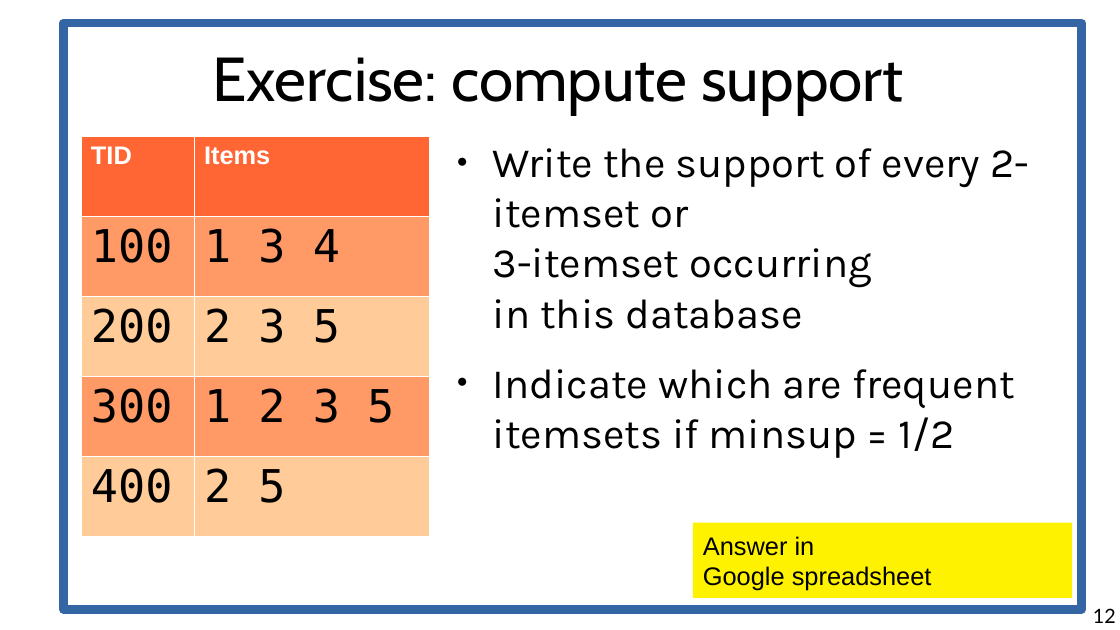
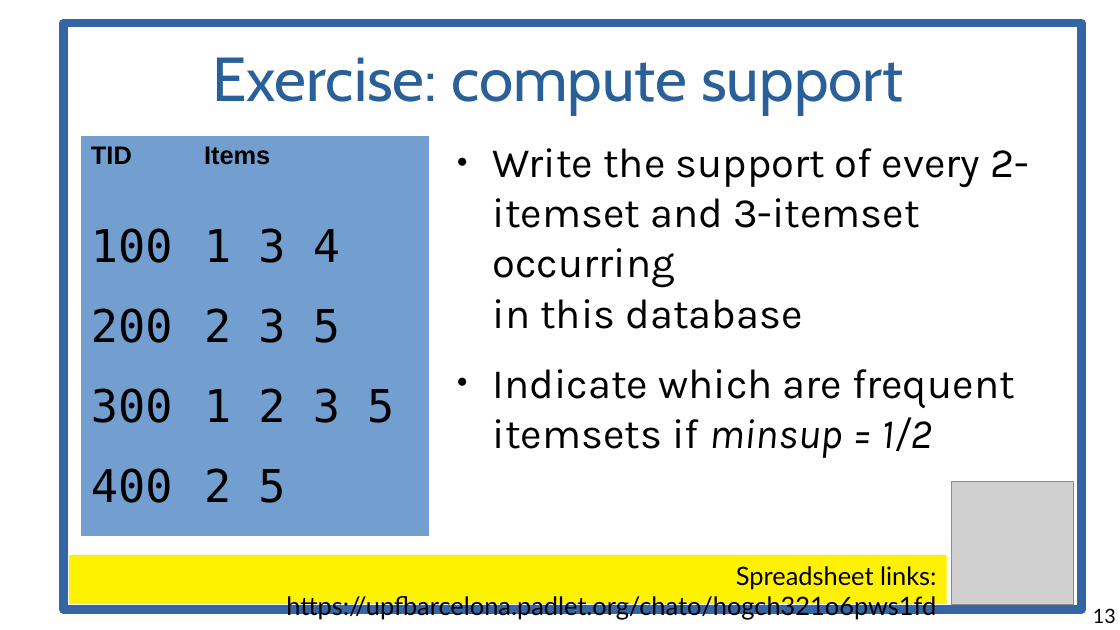
Before and after one commit to marco-calautti/data-mining-course, a slide deck: slide 13 of theory/odp/tt11_itemsets.odp (slide 12 before the commit). Drawn at 1120x630 pixels with LibreOffice and Linux fonts; fonts in the diff are those of the drawing; grey boxes stand for pictures. Boxes give left, top, right and bottom in pixels: in the first picture for what was removed or moved away, otherwise in the second. Text is boxed around its words. In the diff, an @@ line names an element or a change of style, - is before the commit and + after.

```diff
--- a/theory/odp/tt11_itemsets.odp
+++ b/theory/odp/tt11_itemsets.odp
@@ title "Exercise: compute support" at box(212, 57, 903, 115): text colour #000000 to #2A6099 @@
@@ table at box(81, 136, 429, 537) @@
@@ fill #FF6633 to #729FCF in row 1 @@
@@ fill #FF9966 to #729FCF in 4 cells @@
@@ fill #FFCC99 to #729FCF in 4 cells @@
@@ text colour #FFFFFF to #000000 in "TID", "Items" @@
@@ borders changed @@
@@ text at box(493, 148, 1029, 329): text changed @@
-● Write the support of every 2-itemset or
-  3-itemset occurring
-  in this database
+● Write the support of every 2-itemset and 3-itemset occurring
+  in this database
@@ text at box(493, 369, 1015, 458): italic on in "minsup = 1/2" @@
@@ picture added at box(951, 482, 1074, 605) @@
@@ rectangle "Spreadsheet links: https://upfbarcelona.padlet.org/chato/hog ...": place and size @@
-rectangle "Spreadsheet links: https://upfbarcelona.padlet.org/chato/hog ..." at box(693, 522, 1072, 598)
+rectangle "Spreadsheet links: https://upfbarcelona.padlet.org/chato/hog ..." at box(69, 555, 947, 604)
@@ rectangle "Spreadsheet links: https://upfbarcelona.padlet.org/chato/hog ..." at box(69, 555, 947, 604): vertical alignment middle to top @@
@@ text in rectangle at box(286, 566, 936, 620): text changed; font Arial to Lato @@
-Answer in
-Google spreadsheet
+Spreadsheet links: https://upfbarcelona.padlet.org/chato/hogch321o6pws1fd
@@ page number at box(1093, 608, 1116, 623): text changed @@
-12
+13
```
Also in this commit, not shown: 17 other slides changed, 3 slides added, 2 other files.
